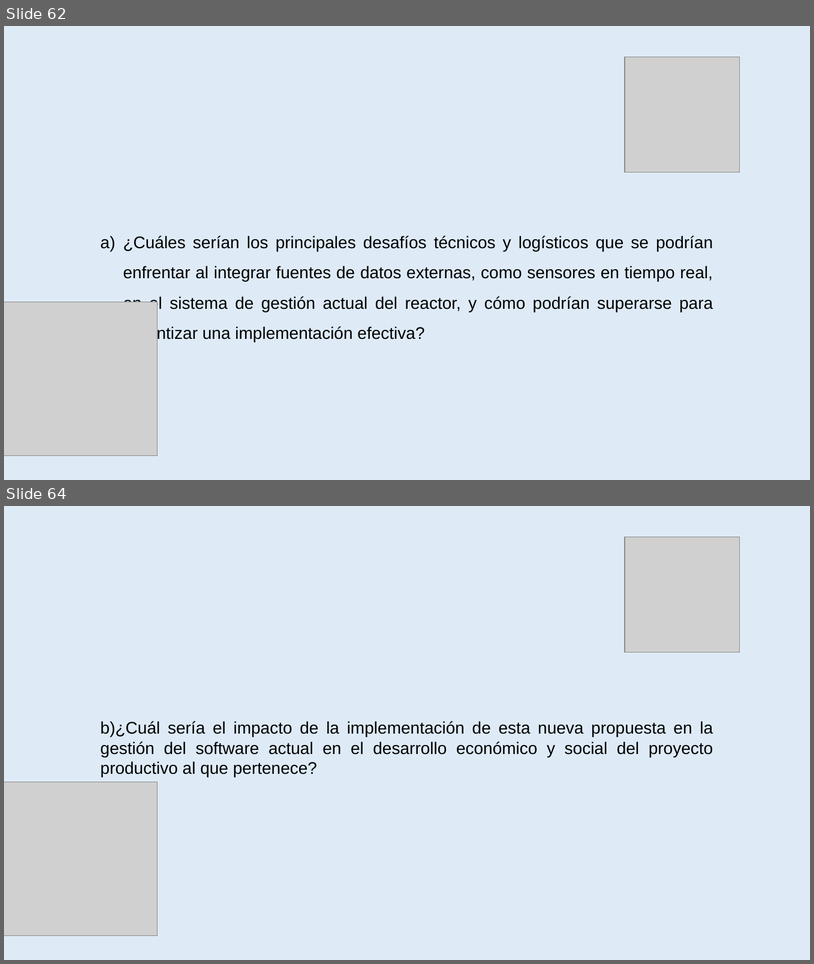
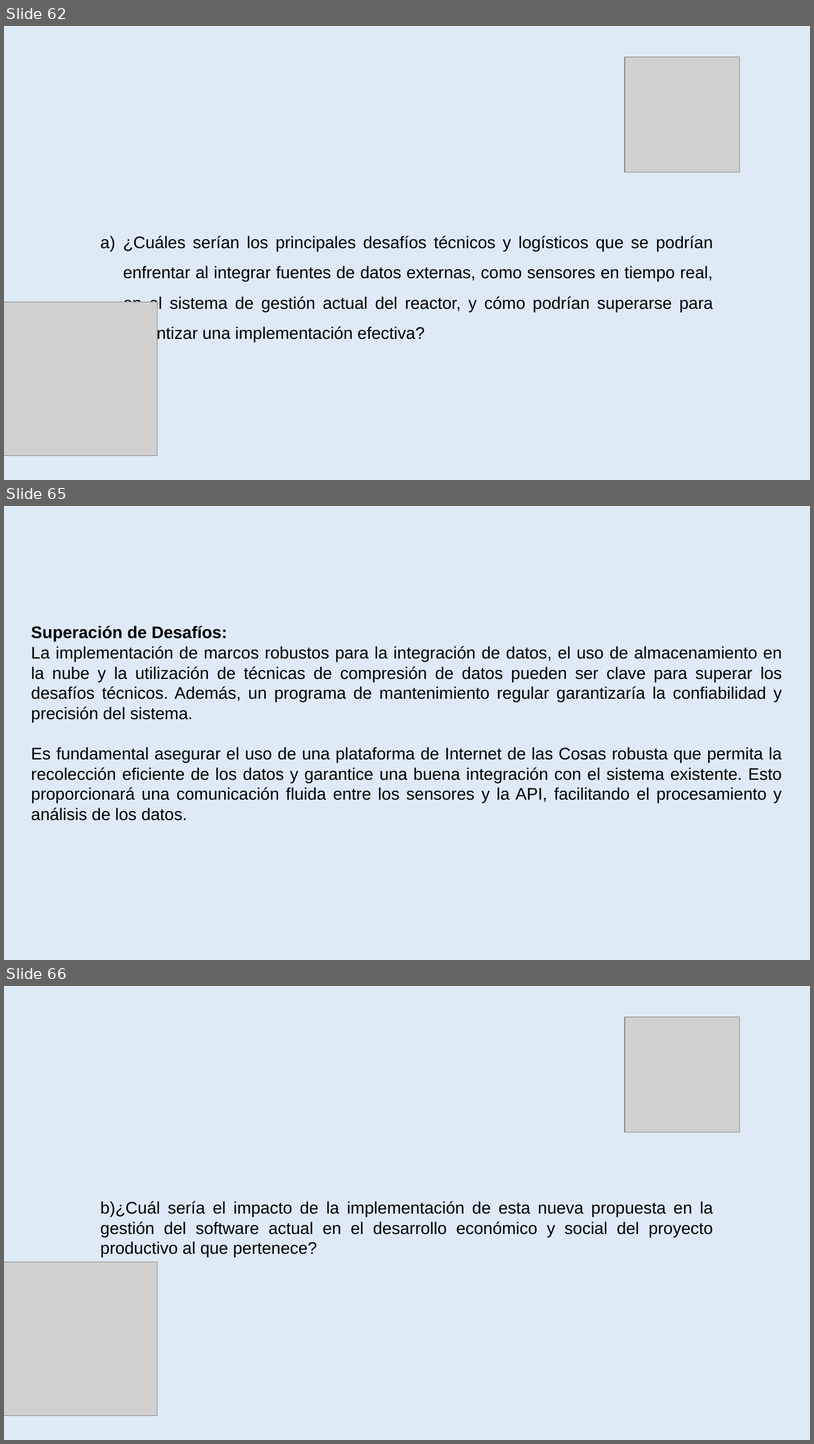
Before and after one commit to amypadron/prower_tesis, a slide deck: Digestión anaerobía.Original.pptx. Shown one above the other, each under a label of ours: slides 62 and 64 before the commit, slides 62, 65 and 66 after it; the slides between them are not shown. The pictures are 814x964 and 814x1444 pixels, drawn with LibreOffice and Linux fonts; fonts in the diff are those of the drawing; grey boxes stand for pictures. Boxes give left, top, right and bottom in pixels: in the first picture for what was removed or moved away, otherwise in the second. Text is boxed around its words. In the diff, an @@ line names an element or a change of style, - is before the commit and + after.

```diff
--- a/Digestión anaerobía.Original.pptx
+++ b/Digestión anaerobía.Original.pptx
@@ slide 65 added at [4,506,810,960], background #DEEBF7 @@
@@ text added at [31,625,782,820], 20 pt, text #000000 @@
+Superación de Desafíos:
+La implementación de marcos robustos para la integración de datos, el uso de almacenamiento en la nube y la utilización de técnicas de compresión de datos pueden ser clave para superar los desafíos técnicos. Además, un programa de mantenimiento regular garantizaría la confiabilidad y precisión del sistema.
+Es fundamental asegurar el uso de una plataforma de Internet de las Cosas robusta que permita la recolección eficiente de los datos y garantice una buena integración con el sistema existente. Esto proporcionará una comunicación fluida entre los sensores y la API, facilitando el procesamiento y análisis de los datos.
@@ what was slide 64 is now slide 66 @@
```
Also in this commit, not shown: 3 slides changed, 6 other slides added, 5 slides removed.
